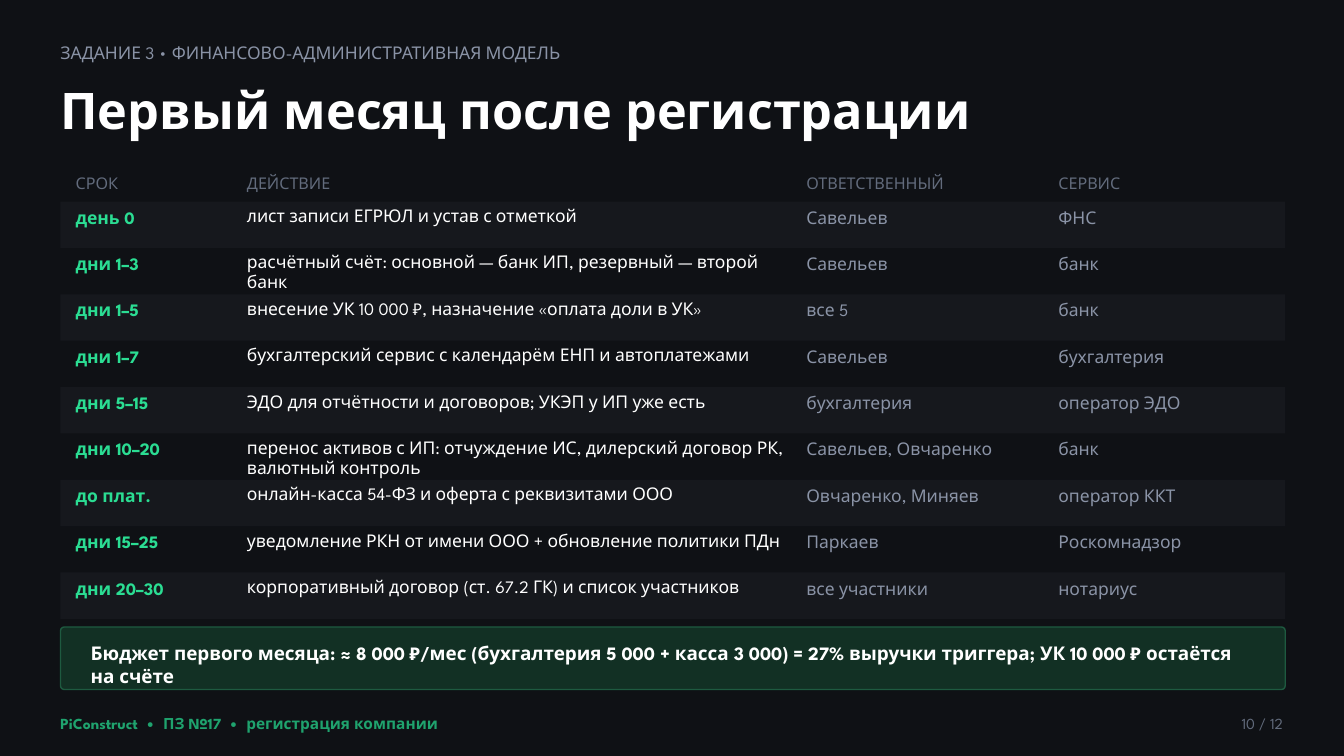
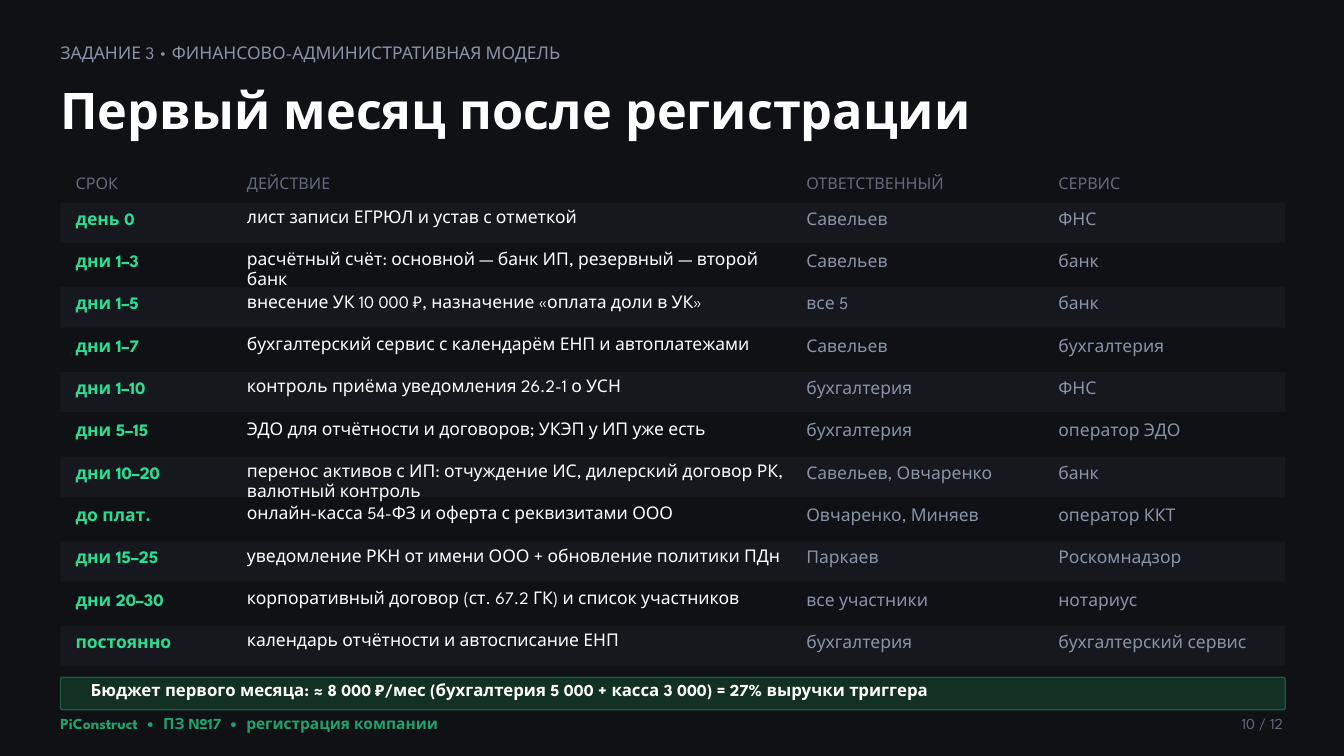
Before and after one commit to Eaglet12IQ/startup-team-1, a slide deck: slide 10 of READMEs/sem_7/week9/attachments/PiConstruct_Регистрация_ООО.pptx. Drawn at 1344x756 pixels with LibreOffice and Linux fonts; fonts in the diff are those of the drawing. Boxes give left, top, right and bottom in pixels: in the first picture for what was removed or moved away, otherwise in the second. Text is boxed around its words. In the diff, an @@ line names an element or a change of style, - is before the commit and + after.

Commit message:
docs: week 9 review pass — fact-check fixes (2026 law state), arithmetic, DOCX dedup, slide layout
- fact-check vs sources: IT social contributions 15%/7.6% from 2026 (was 7.6%),
  VAT threshold 20M RUB = 425-FZ, MFC filing 3 working days (5 = practical
  estimate), missed USN notice → OSNO from registration date, paid-in share
  rights = p3 art.16 + p3 art.21, 181-I 10M threshold export-only,
  updated OKVED 62.02/62.09/58.29 names
- arithmetic: D-R tax at trigger 9450 (was 9750), hiring example 2700,
  ~18 Pro purchases; slide 3 grammar
- DOCX: deduplicated founder names in protocol/agreement, fixed clause 7.4
  and 3.3 wording
- slides: titles fit one line under real Rubik metrics, NBSP-bound citations,
  slide 10 rebuilt to full 11-item plan table; all 12 slide PNGs re-rendered

```diff
--- a/READMEs/sem_7/week9/attachments/PiConstruct_Регистрация_ООО.pptx
+++ b/READMEs/sem_7/week9/attachments/PiConstruct_Регистрация_ООО.pptx
@@ rectangle: place and size @@
-rectangle at [60,294,1286,341]
+rectangle at [60,287,1286,328]
@@ 4 texts: place and size @@
-4 texts at [76,302,1098,320]
+4 texts at [76,295,1098,313]
@@ 4 texts: place and size @@
-4 texts at [76,347,1164,367]
+4 texts at [76,336,1164,356]
@@ rectangle: place and size @@
-rectangle at [60,387,1286,434]
+rectangle at [60,372,1286,412]
@@ text added at [76,382,146,398], 12.5 pt, text #2BDD93, bold @@
+дни 1–10
@@ text added at [247,379,621,396], 12.5 pt, text #FFFFFF @@
+контроль приёма уведомления 26.2-1 о УСН
@@ text added at [806,381,912,398], 12.5 pt, text #8A93A6 @@
+бухгалтерия
@@ text added at [1058,381,1096,394], 12.5 pt, text #8A93A6 @@
+ФНС
@@ 8 texts: place and size @@
-8 texts at [76,395,1181,478]
+8 texts at [76,422,1181,501]
@@ rectangle: place and size @@
-rectangle at [60,480,1286,526]
+rectangle at [60,457,1286,497]
@@ 4 texts: place and size @@
-4 texts at [76,486,1175,506]
+4 texts at [76,505,1175,525]
@@ rectangle: place and size @@
-rectangle at [60,573,1286,619]
+rectangle at [60,541,1286,582]
@@ 4 texts: place and size @@
-4 texts at [76,533,1181,552]
+4 texts at [76,548,1181,567]
@@ 4 texts: place and size @@
-4 texts at [76,579,1137,599]
+4 texts at [76,590,1137,610]
@@ rectangle added at [60,626,1286,666], fill #16181D @@
@@ text added at [76,638,172,648], 12.5 pt, text #2BDD93, bold @@
+постоянно
@@ text added at [247,633,618,650], 12.5 pt, text #FFFFFF @@
+календарь отчётности и автосписание ЕНП
@@ text added at [806,635,912,652], 12.5 pt, text #8A93A6 @@
+бухгалтерия
@@ text added at [1058,635,1247,652], 12.5 pt, text #8A93A6 @@
+бухгалтерский сервис
@@ rounded rectangle: place and size @@
-rounded rectangle at [60,627,1286,690]
+rounded rectangle at [60,678,1286,710]
@@ text at [91,683,927,700]: text changed; size 13.5 to 12 pt @@
-Бюджет первого месяца: ≈ 8 000 ₽/мес (бухгалтерия 5 000 + касса 3 000) = 27% выручки триггера; УК 10 000 ₽ остаётся на счёте
+Бюджет первого месяца: ≈ 8 000 ₽/мес (бухгалтерия 5 000 + касса 3 000) = 27% выручки триггера
```
Also in this commit, not shown: 8 other slides changed, 15 other files.
